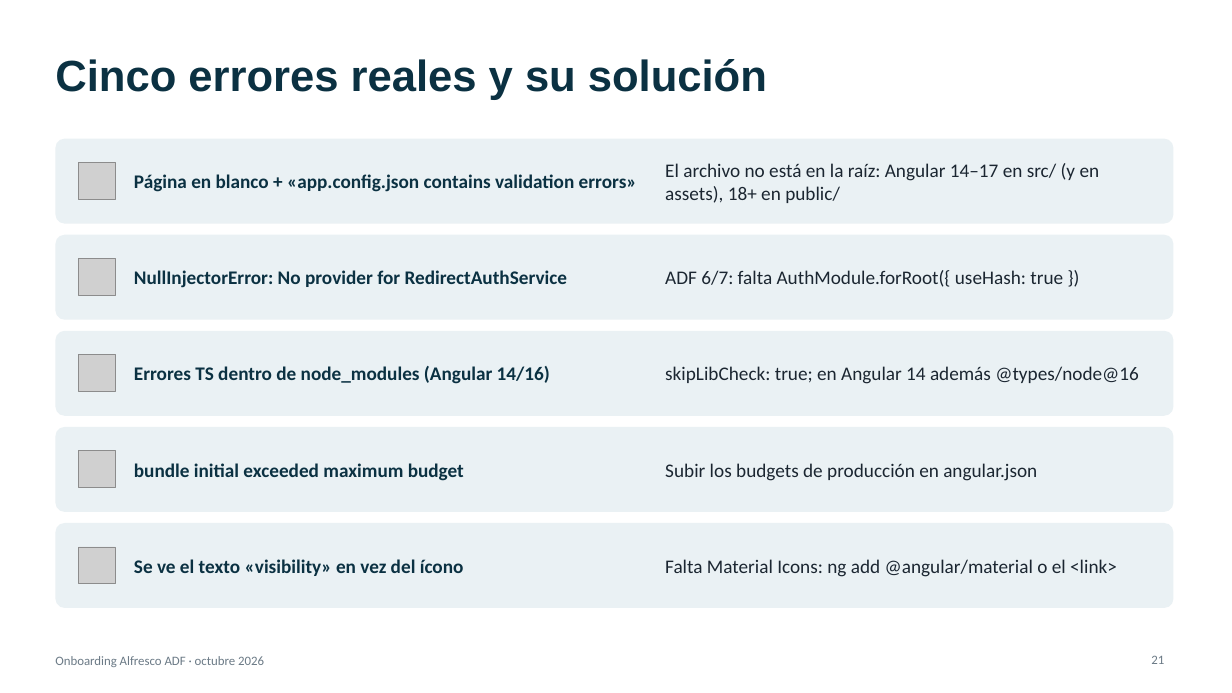
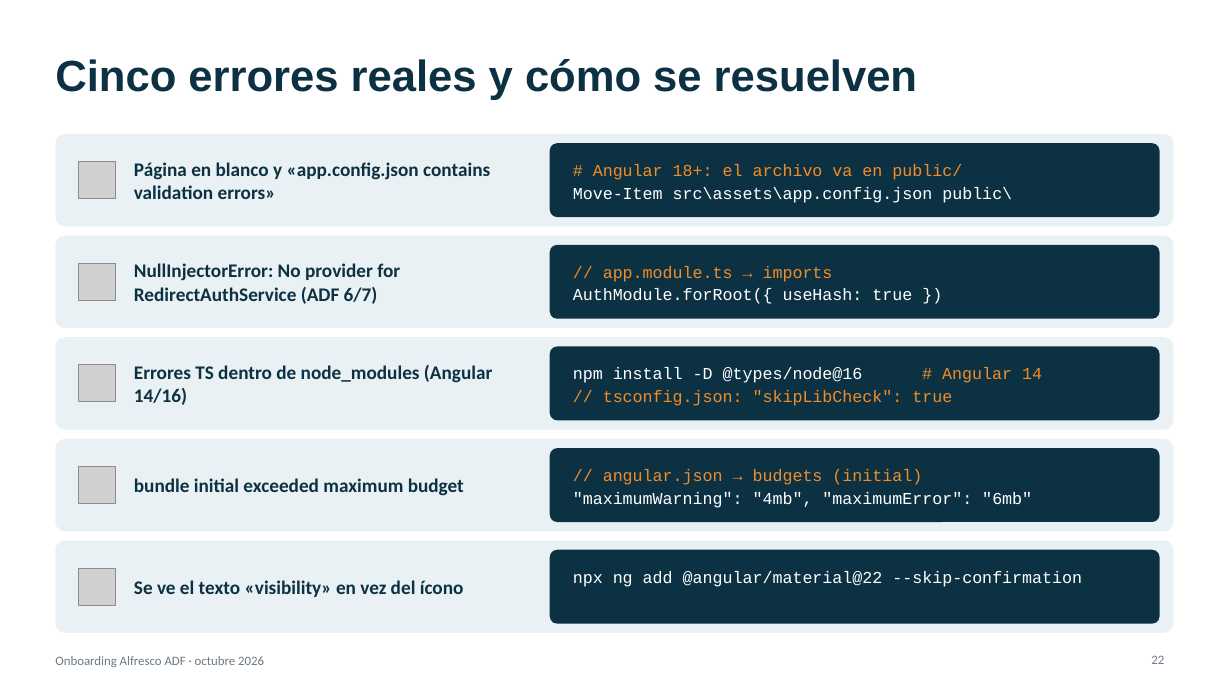
Before and after one commit to renzoqamao/alfresco-adf-onboarding, a slide deck: slide 22 of docs/onboarding-adf.pptx (slide 21 before the commit). Drawn at 1232x693 pixels with LibreOffice and Linux fonts; fonts in the diff are those of the drawing; grey boxes stand for pictures. Boxes give left, top, right and bottom in pixels: in the first picture for what was removed or moved away, otherwise in the second. Text is boxed around its words. In the diff, an @@ line names an element or a change of style, - is before the commit and + after.

```diff
--- a/docs/onboarding-adf.pptx
+++ b/docs/onboarding-adf.pptx
@@ title at (55,59,917,100): text changed @@
-Cinco errores reales y su solución
+Cinco errores reales y cómo se resuelven
@@ rounded rectangle: place and size @@
-rounded rectangle at (55,139,1174,224)
+rounded rectangle at (55,134,1174,226)
@@ rounded rectangle added at (550,143,1160,217), fill #0B3142 @@
@@ text at (134,162,490,199): text changed @@
-Página en blanco + «app.config.json contains validation errors»
+Página en blanco y «app.config.json contains validation errors»
@@ text added at (573,164,1012,203), 13 pt, text #FFFFFF @@
+# Angular 18+: el archivo va en public/
+Move-Item src\assets\app.config.json public\
@@ text removed at (665,163,1100,203) @@
-El archivo no está en la raíz: Angular 14–17 en src/ (y en assets), 18+ en public/
@@ rounded rectangle: place and size @@
-rounded rectangle at (55,235,1174,320)
+rounded rectangle at (55,236,1174,328)
@@ picture: place and size @@
-picture at (79,259,116,296)
+picture at (79,263,116,300)
@@ text at (134,263,400,304): text changed @@
-NullInjectorError: No provider for RedirectAuthService
+NullInjectorError: No provider for RedirectAuthService (ADF 6/7)
@@ rounded rectangle added at (550,245,1160,319), fill #0B3142 @@
@@ text at (573,266,912,304): text changed; size 15 to 13 pt; font Calibri to Courier New; text colour #1B2631 to #FFFFFF @@
-ADF 6/7: falta AuthModule.forRoot({ useHash: true })
+// app.module.ts → imports
+AuthModule.forRoot({ useHash: true })
@@ text "// app.module.ts → imports" at (573,266,912,304): vertical alignment middle to top @@
@@ rounded rectangle: place and size @@
-rounded rectangle at (55,331,1174,416)
+rounded rectangle at (55,337,1174,430)
@@ text "Errores TS dentro de node_modules ..." rewrapped from (134,366,550,384) to (134,365,492,405) @@
@@ rounded rectangle added at (550,347,1160,421), fill #0B3142 @@
@@ picture: place and size @@
-picture at (79,355,116,392)
+picture at (79,365,116,402)
@@ text added at (573,367,1042,406), 13 pt, text #F28C28 @@
+npm install -D @types/node@16 # Angular 14
+// tsconfig.json: "skipLibCheck": true
@@ text removed at (665,366,1139,384) @@
-skipLibCheck: true; en Angular 14 además @types/node@16
@@ rounded rectangle: place and size @@
-rounded rectangle at (55,427,1174,512)
+rounded rectangle at (55,439,1174,531)
@@ text "bundle initial exceeded maximum budget": place and size @@
-text "bundle initial exceeded maximum budget" at (134,463,464,481)
+text "bundle initial exceeded maximum budget" at (134,478,464,496)
@@ rounded rectangle added at (550,448,1160,522), fill #0B3142 @@
@@ picture: place and size @@
-picture at (79,451,116,488)
+picture at (79,467,116,504)
@@ text added at (573,469,1032,508), 13 pt, text #FFFFFF @@
+// angular.json → budgets (initial)
+"maximumWarning": "4mb", "maximumError": "6mb"
@@ text removed at (665,463,1037,481) @@
-Subir los budgets de producción en angular.json
@@ proportions changed in 5 elements at (55,134,1174,226), (55,236,1174,328), (55,337,1174,430), (55,439,1174,531), (55,541,1174,633) @@
@@ rounded rectangle: place and size @@
-rounded rectangle at (55,523,1174,608)
+rounded rectangle at (55,541,1174,633)
@@ picture: place and size @@
-picture at (79,547,116,584)
+picture at (79,568,116,605)
@@ text "Se ve el texto «visibility» ...": place and size @@
-text "Se ve el texto «visibility» ..." at (134,559,464,576)
+text "Se ve el texto «visibility» ..." at (134,580,464,597)
@@ rounded rectangle added at (550,550,1160,624), fill #0B3142 @@
@@ text "npx ng add @angular/material@22 --skip-confirmation" at (573,571,1082,587): vertical alignment middle to top @@
@@ text at (573,571,1082,587): text changed; size 15 to 13 pt; font Calibri to Courier New; text colour #1B2631 to #FFFFFF @@
-Falta Material Icons: ng add @angular/material o el <link>
+npx ng add @angular/material@22 --skip-confirmation
@@ page number at (1151,655,1164,664): text changed @@
-21
+22
```
Also in this commit, not shown: 11 other slides changed, 3 slides added, 2 slides removed, 4 other files.
